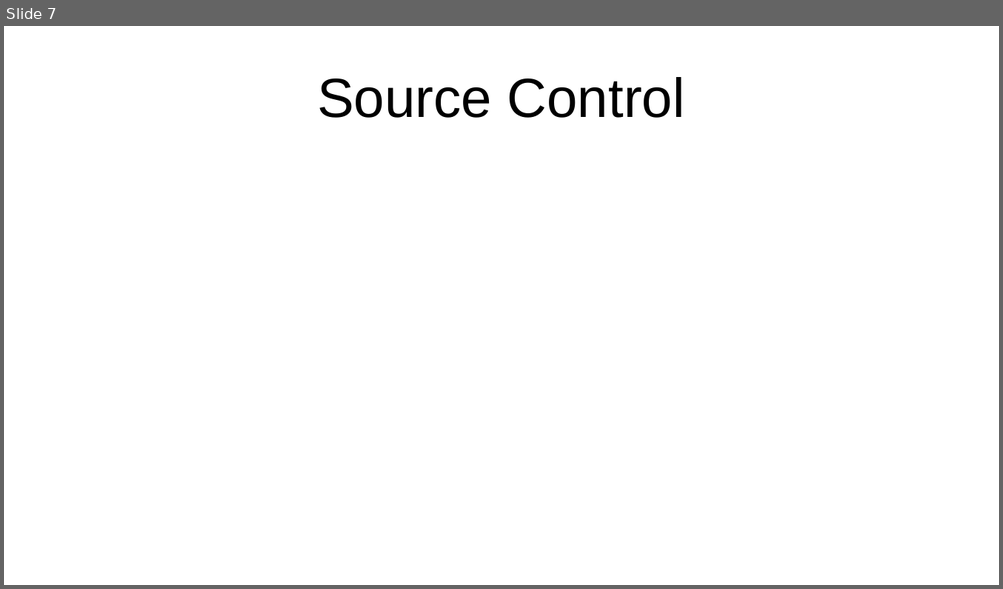
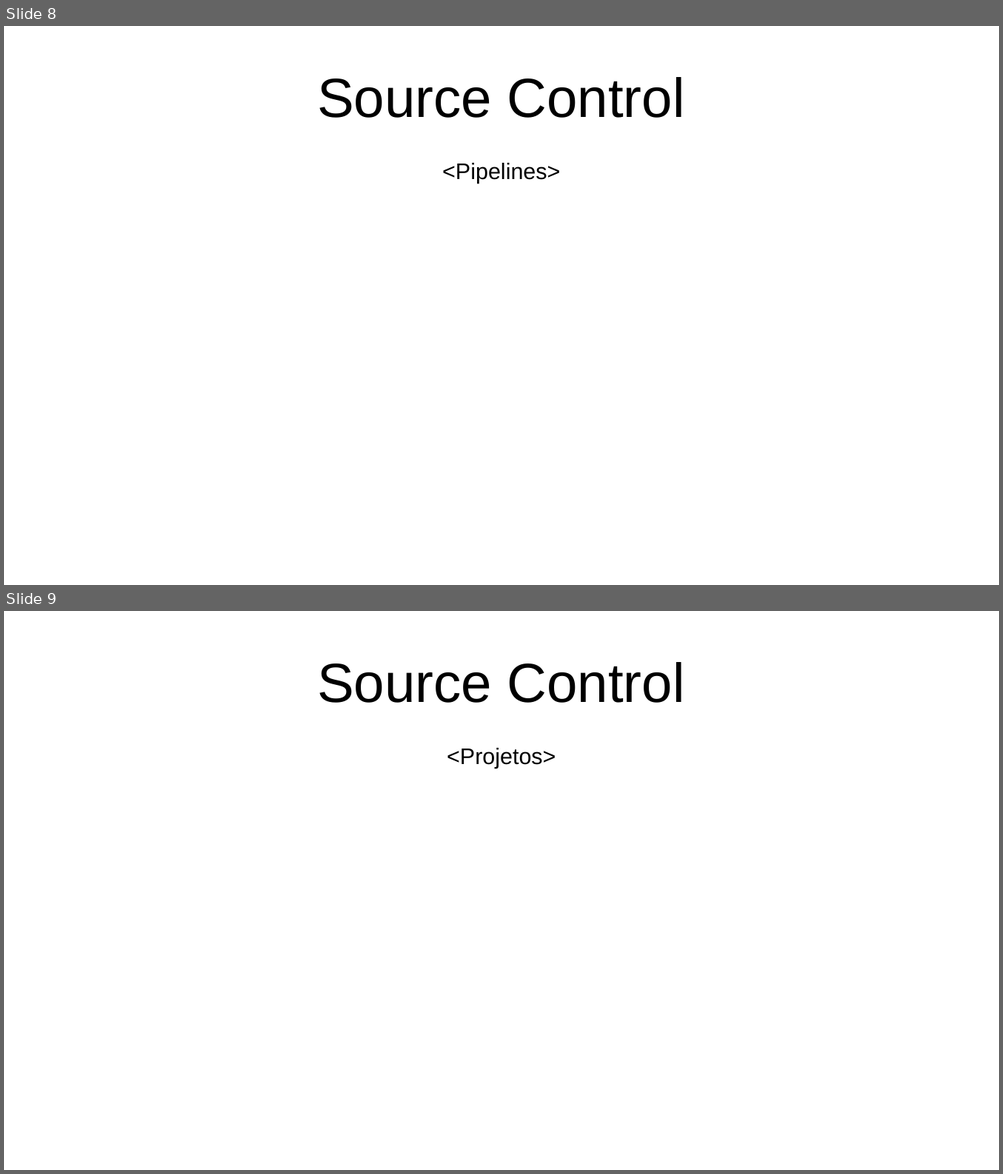
Before and after one commit to TR0NZ0D/Brazil-Career-Hub, a slide deck: Files/TCC - Final/Apresentacao_Final.pptx. Shown one above the other, each under a label of ours: slide 7 before the commit, slides 8 and 9 after it. The pictures are 1003x589 and 1003x1174 pixels, drawn with LibreOffice and Linux fonts; fonts in the diff are those of the drawing. Boxes give left, top, right and bottom in pixels: in the first picture for what was removed or moved away, otherwise in the second. Text is boxed around its words. In the diff, an @@ line names an element or a change of style, - is before the commit and + after.

```diff
--- a/Files/TCC - Final/Apresentacao_Final.pptx
+++ b/Files/TCC - Final/Apresentacao_Final.pptx
@@ slide 9 added at [4, 611, 999, 1170], background #FFFFFF @@
@@ title added at [317, 662, 685, 703], 44 pt, text #000000 @@
+Source Control
@@ text added at [447, 748, 555, 769], 18 pt, text #000000 @@
+<Projetos>
@@ what was slide 7 is now slide 8 @@
@@ slide 8 changed as well @@
@@ text added at [442, 163, 560, 184], 18 pt, text #000000 @@
+<Pipelines>
```
Also in this commit, not shown: 1 other slide changed, 6 other slides added, 4 slides removed.
